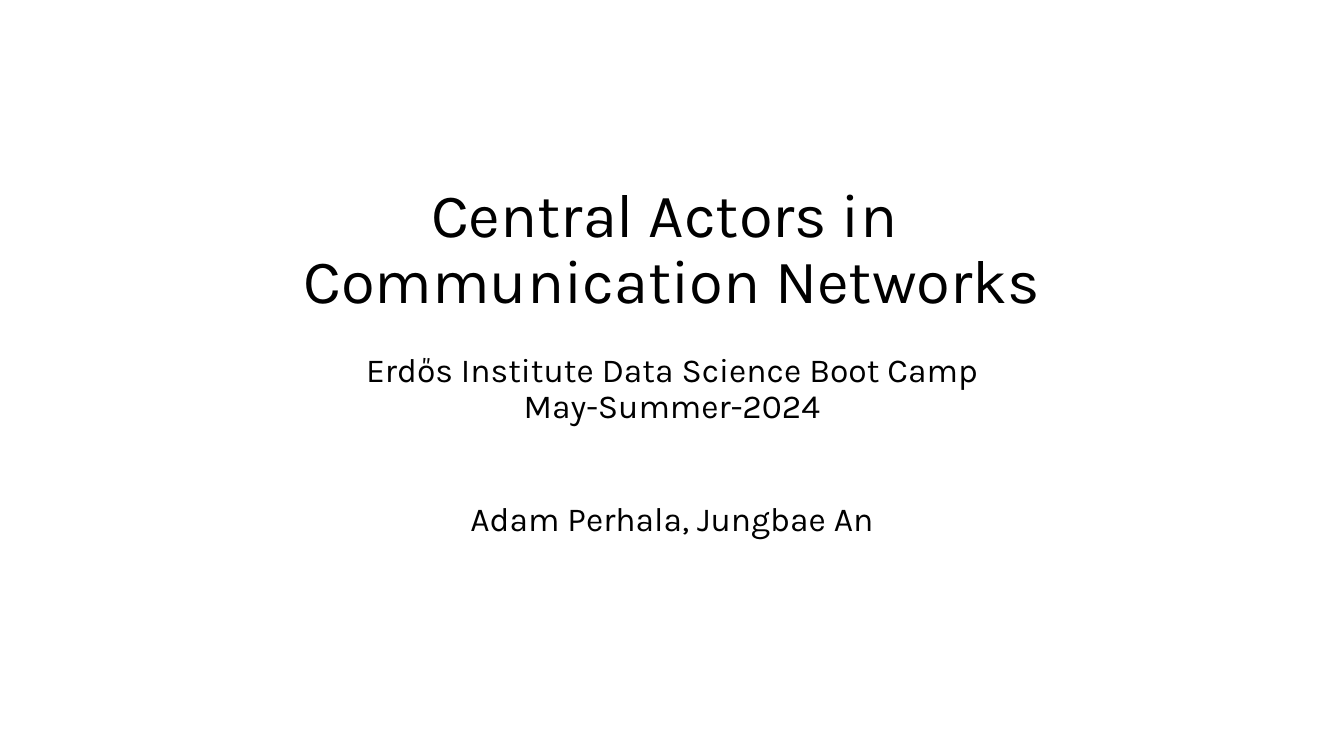
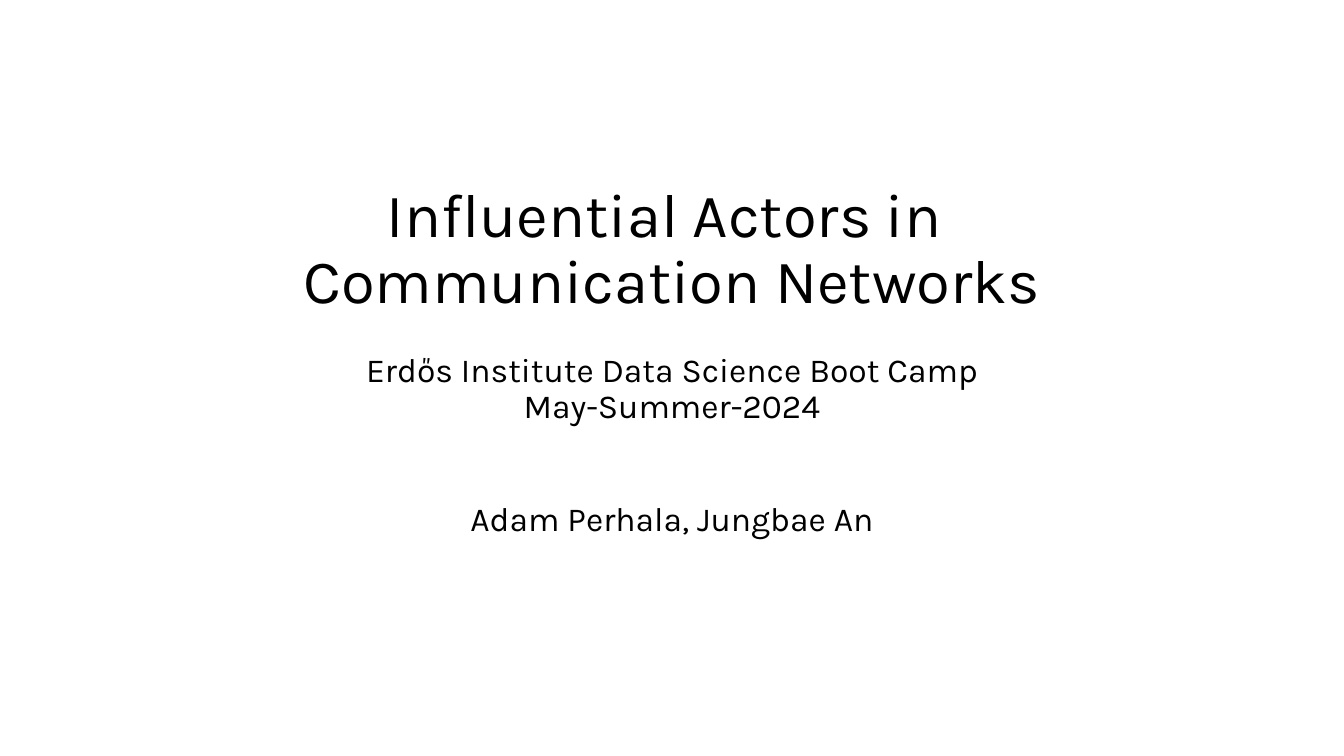
Before and after one commit to anjungbae/erdos-rhetorics, a slide deck: slide 1 of erdos_rev.pptx. Drawn at 1344x756 pixels with LibreOffice and Linux fonts; fonts in the diff are those of the drawing. Boxes give left, top, right and bottom in pixels: in the first picture for what was removed or moved away, otherwise in the second. Text is boxed around its words. In the diff, an @@ line names an element or a change of style, - is before the commit and + after.

```diff
--- a/erdos_rev.pptx
+++ b/erdos_rev.pptx
@@ title at (x1=303, y1=194, x2=1039, y2=427): text changed @@
-Central Actors in
-Communication Networks
-Erdős Institute Data Science Boot Camp
-May-Summer-2024
+Influential Actors in
+Communication Networks
+Erdős Institute Data Science Boot Camp
+May-Summer-2024
```
